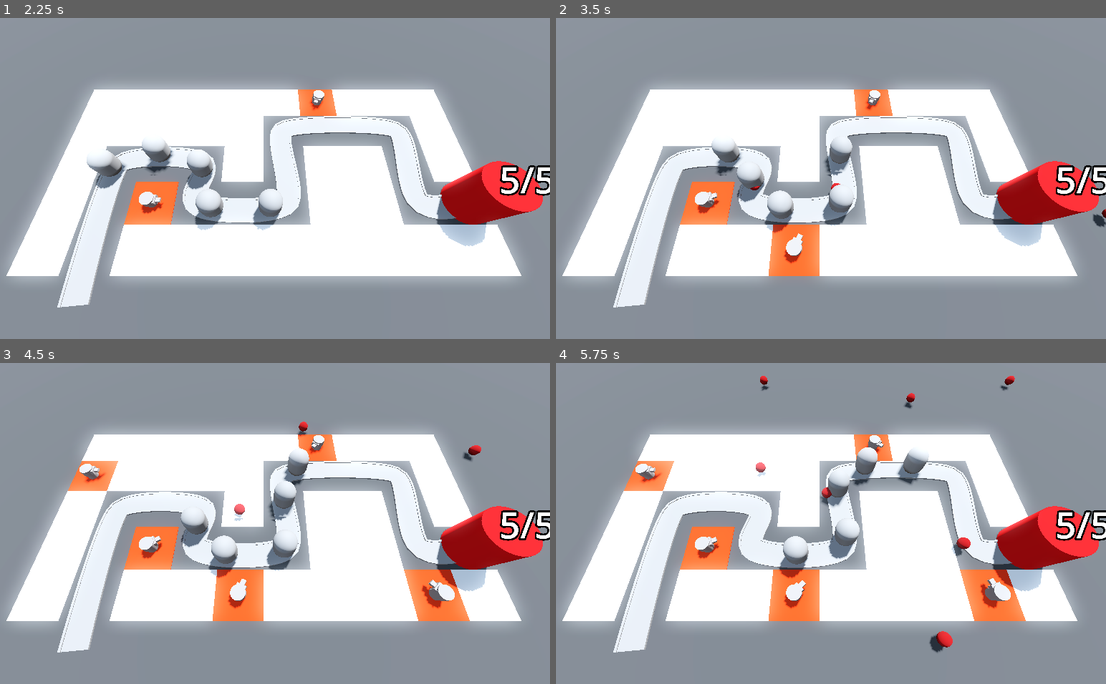
Above: before the commit, frames 1-4 (two rows, left to right).
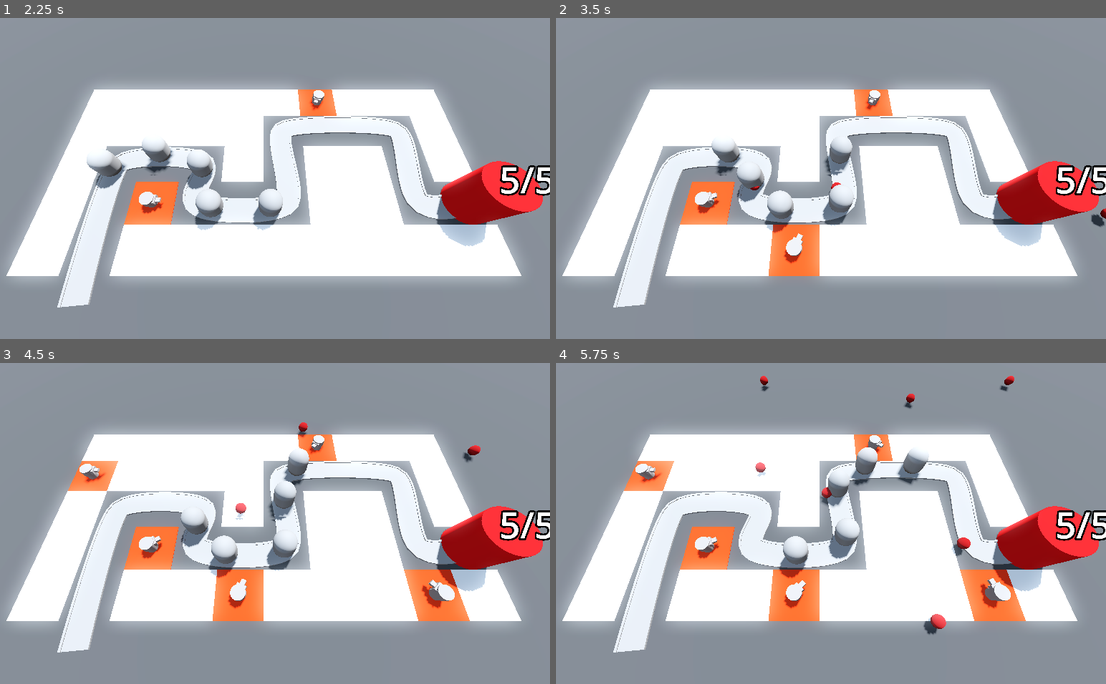
Above: after the commit, the same moments.

Repository: SugarF0x/barblast-3d
Game: Godot game, scene res://BaseLevel.tscn
Same seed, same stepped clock (60 frames per second), same inputs: the game is played once before the commit and once after it.
Inputs (mouse positions are in pixels of both pictures, inside the frame that each line leads up to):
- Up to frame 1 (2.25 s): move the mouse to (390, 162) at 0.52 s; click (390, 162) at 0.6 s; move the mouse to (148, 194) at 1.27 s; click (148, 194) at 1.35 s; move the mouse to (319, 107) at 2.02 s; click (319, 107) at 2.1 s
- Up to frame 2 (3.5 s): move the mouse to (792, 242) at 2.77 s; click (792, 242) at 2.85 s
- Up to frame 3 (4.5 s): move the mouse to (434, 571) at 3.52 s; click (434, 571) at 3.6 s; move the mouse to (93, 475) at 4.27 s; click (93, 475) at 4.35 s
- Up to frame 4 (5.75 s): move the mouse to (847, 523) at 5.02 s; click (847, 523) at 5.1 s

Frame 1 is identical in both runs. In frame 2, less than 0.1% of the frame differs, in the area x 36-100%, y 51-66%; in frame 3, less than 0.1%; in frame 4, 0.4%, in the area x 36-84%, y 4-91%.

Commit message:
turns out my approach was better
lol

Diff:
--- a/Turret/turret.gd
+++ b/Turret/turret.gd
@@ -8,17 +8,20 @@
 
 
 var enemy_path: Path3D
+var target_position: Vector3
 
 
 func _physics_process(delta: float) -> void:
-	look_at(enemy_path.get_children().back().global_position, Vector3.UP, true)
+	target_position = enemy_path.get_children().back().global_position
+	look_at(target_position, Vector3.UP, true)
 
 
 func fire():
 	var projectile = projectile_scene.instantiate()
 	add_child(projectile)
 	projectile.global_position = barrel.global_position
-	projectile.direction = basis.z
+	projectile.direction = projectile.global_position.direction_to(target_position)
+	projectile.direction.y = 0
 
 
 func _on_fire_rate_timer_timeout() -> void: fire()
